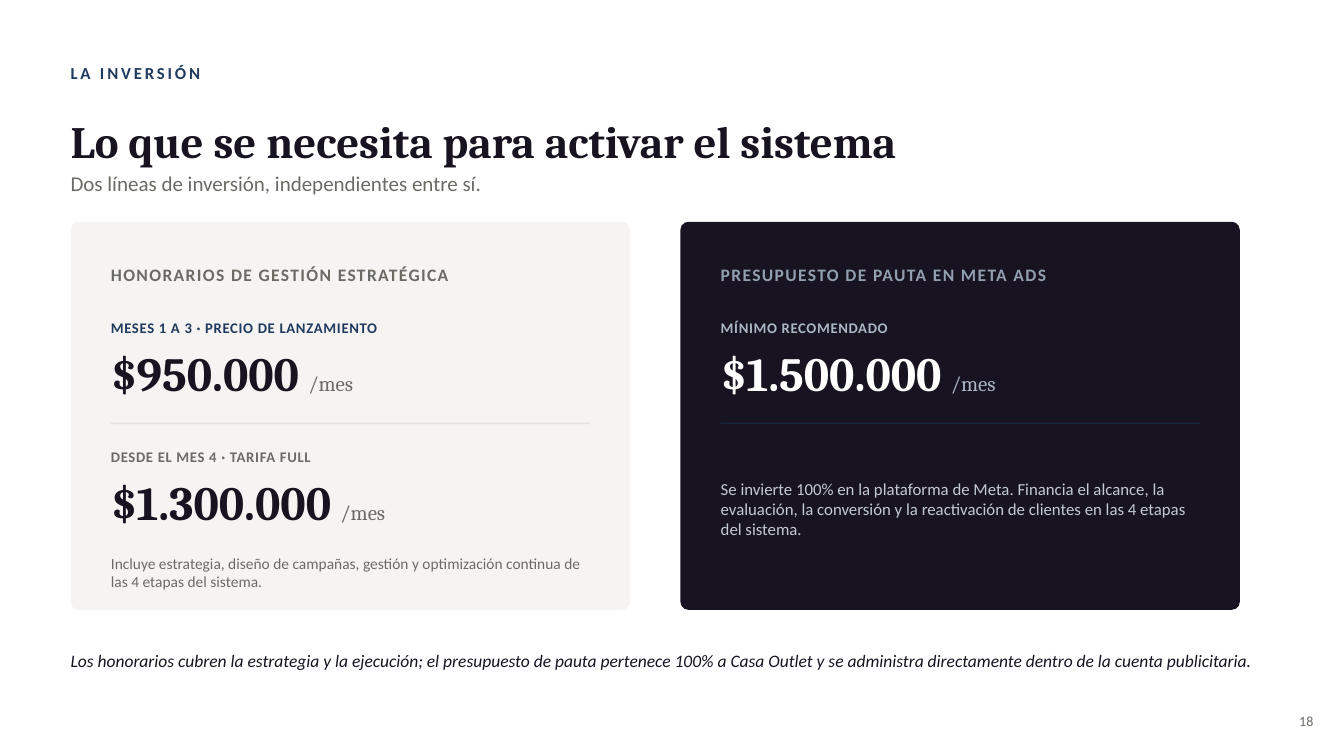
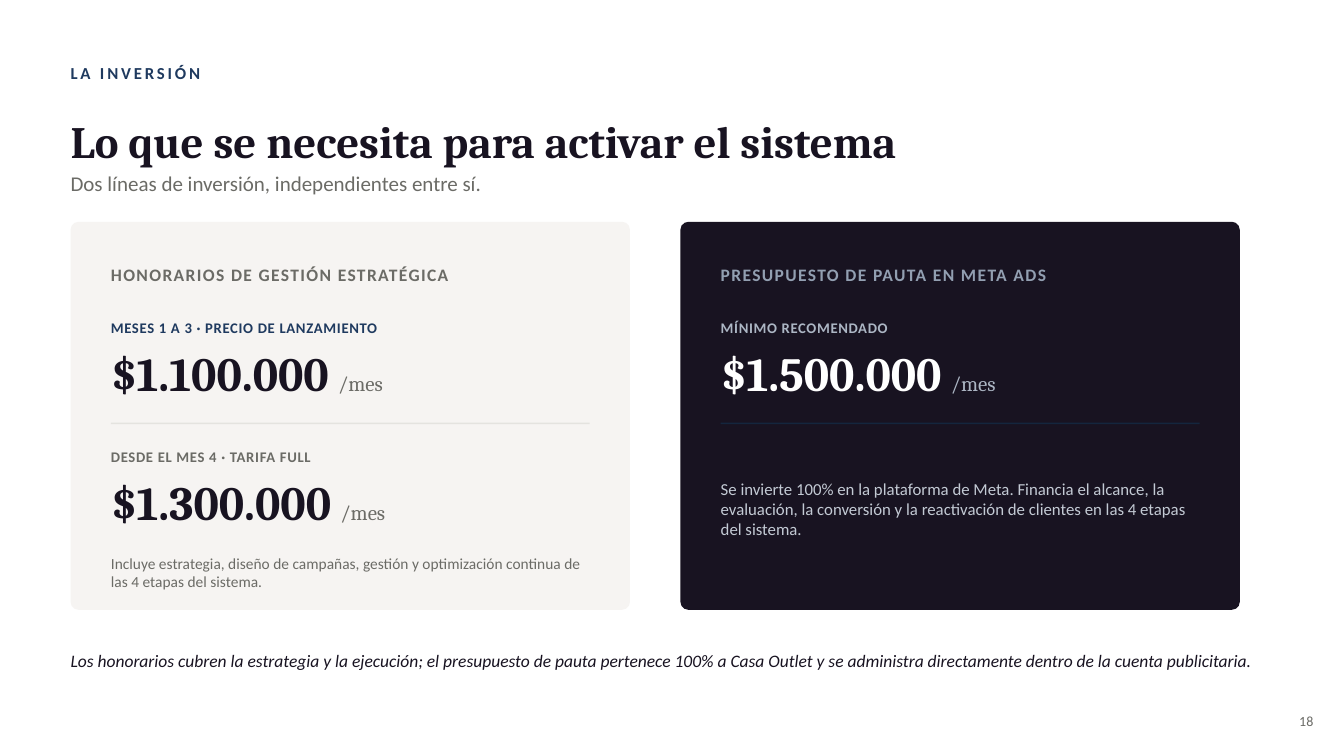
Before and after one commit to rozoerik-eng/Presentaciones-y-varios, a slide deck: slide 18 of Diana - Casa Outlet (Muebles y Colchones)/Casa_Outlet_Meta_Ads.pptx. Drawn at 1344x756 pixels with LibreOffice and Linux fonts; fonts in the diff are those of the drawing. Boxes give left, top, right and bottom in pixels: in the first picture for what was removed or moved away, otherwise in the second. Text is boxed around its words. In the diff, an @@ line names an element or a change of style, - is before the commit and + after.

```diff
--- a/Diana - Casa Outlet (Muebles y Colchones)/Casa_Outlet_Meta_Ads.pptx
+++ b/Diana - Casa Outlet (Muebles y Colchones)/Casa_Outlet_Meta_Ads.pptx
@@ text at (x1=111, y1=355, x2=383, y2=395): text changed @@
-$950.000 /mes
+$1.100.000 /mes
```
